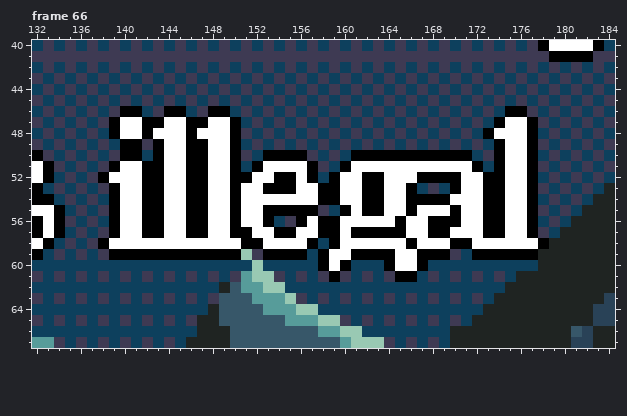
File history of a pixel-art file, sqrlart/Sprite-openinganimation.aseprite. That is the earlier state.
240x135 pixels, 78 frames. Shown: frame 66: x 132..184, y 40..67. The commit also changed other frames or places, which this record leaves out.
After:
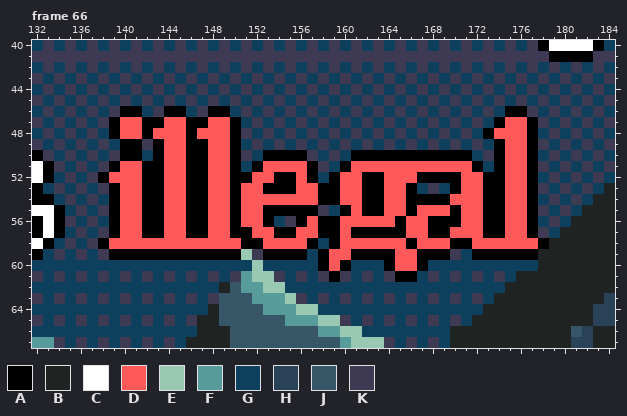
Palette (. is transparent): A #000000  B #1f2422  C #ffffff  D #ff5959  E #99c9b3  F #579c9a  G #0d405d  H #294257  J #375769  K #3e3a53
Commit message: finished opening animation
The edit:
--- frame 66, layer "Layer 3"
@@ x 132..184 @@
 46 GKGKGKGKAAGKAAGKAAGKGKGKGKGKGKGKGKGKGKGKGKGAAKGKGKGKG
-47 KGKGKGKACCAACCAACCAGKGKGKGKGKGKGKGKGKGKGKGACCAKGKGKGK
-48 GKGKGKGACCACCCACCCAKGKGKGKGKGKGKGKGKGKGKGACCCAGKGKGKG
-49 KGKGKGKGAAKACCAACCAGKGKGKGKGKGKGKGKGKGKGKGACCAKGKGKGK
-50 AKGKGKGKAAGACCAACCAKGAAAAKGKGAAAAAAAAAAAGKACCAGKGKGKG
-51 CAKGKGKACCAACCAACCAGACCCCAKGACCCCCCCCCCCAGACCAKGKGKGK
-52 CAGKGKACCCAACCAACCAACCAACAGACCAACCCAAAACCAACCAGKGKGKG
-53 AGKGKGKACCAACCAACCACCAAACCAACCAACCAGKGACCAACCAKGKGKGB
-54 AAGKGKGACCAACCAACCACCCCCCCAACCAACCAAAACCCAACCAGKGKGBB
-55 CCAGKGKACCAACCAACCACCAAAAAKGACAACCACCCACCAACCAKGKGBBB
-56 ACAKGKGACCAACCAACCACCAGKACAACCCCCACCAAACCAACCAGKGBBBB
-57 ACAGKGKACCAACCAACCAACCAACCAACAAAAACCAACCCAACCAKGBBBBB
-58 CAGKGKACCCCCCCCCCCCAACCCCAGACCCCCCACCCAACCCCCCABBBBBB
-59 AGKGKGKAAAAAAAAAAAAEKAAAAGACCAAAACCAAAKGAAAAAABBBBBBB
-60 GGGGGGGGGGGGGGGGGGGGEGGGGGACAGGGACCAGGGGGGGGGGBBBBBBB
+47 KGKGKGKADDAADDAADDAGKGKGKGKGKGKGKGKGKGKGKGADDAKGKGKGK
+48 GKGKGKGADDADDDADDDAKGKGKGKGKGKGKGKGKGKGKGADDDAGKGKGKG
+49 KGKGKGKGAAKADDAADDAGKGKGKGKGKGKGKGKGKGKGKGADDAKGKGKGK
+50 AKGKGKGKAAGADDAADDAKGAAAAKGKGAAAAAAAAAAAGKADDAGKGKGKG
+51 CAKGKGKADDAADDAADDAGADDDDAKGADDDDDDDDDDDAGADDAKGKGKGK
+52 CAGKGKADDDAADDAADDAADDAADAGADDAADDDAAAADDAADDAGKGKGKG
+53 AGKGKGKADDAADDAADDADDAAADDAADDAADDAGKGADDAADDAKGKGKGB
+54 AAGKGKGADDAADDAADDADDDDDDDAADDAADDAAAADDDAADDAGKGKGBB
+55 CCAGKGKADDAADDAADDADDAAAAAKGADAADDADDDADDAADDAKGKGBBB
+56 ACAKGKGADDAADDAADDADDAGKADAADDDDDADDAAADDAADDAGKGBBBB
+57 ACAGKGKADDAADDAADDAADDAADDAADAAAAADDAADDDAADDAKGBBBBB
+58 CAGKGKADDDDDDDDDDDDAADDDDAGADDDDDDADDDAADDDDDDABBBBBB
+59 AGKGKGKAAAAAAAAAAAAEKAAAAGADDAAAADDAAAKGAAAAAABBBBBBB
+60 GGGGGGGGGGGGGGGGGGGGEGGGGGADAGGGADDAGGGGGGGGGGBBBBBBB
 61 KGKGKGKGKGKGKGKGKGKFEEKGKGKAKGKGKAAGKGKGKGKGBBBBBBBBB
Pixel boxes of the changes (left, top, right, bottom) in both pictures:
changed: (109, 117, 538, 271)
